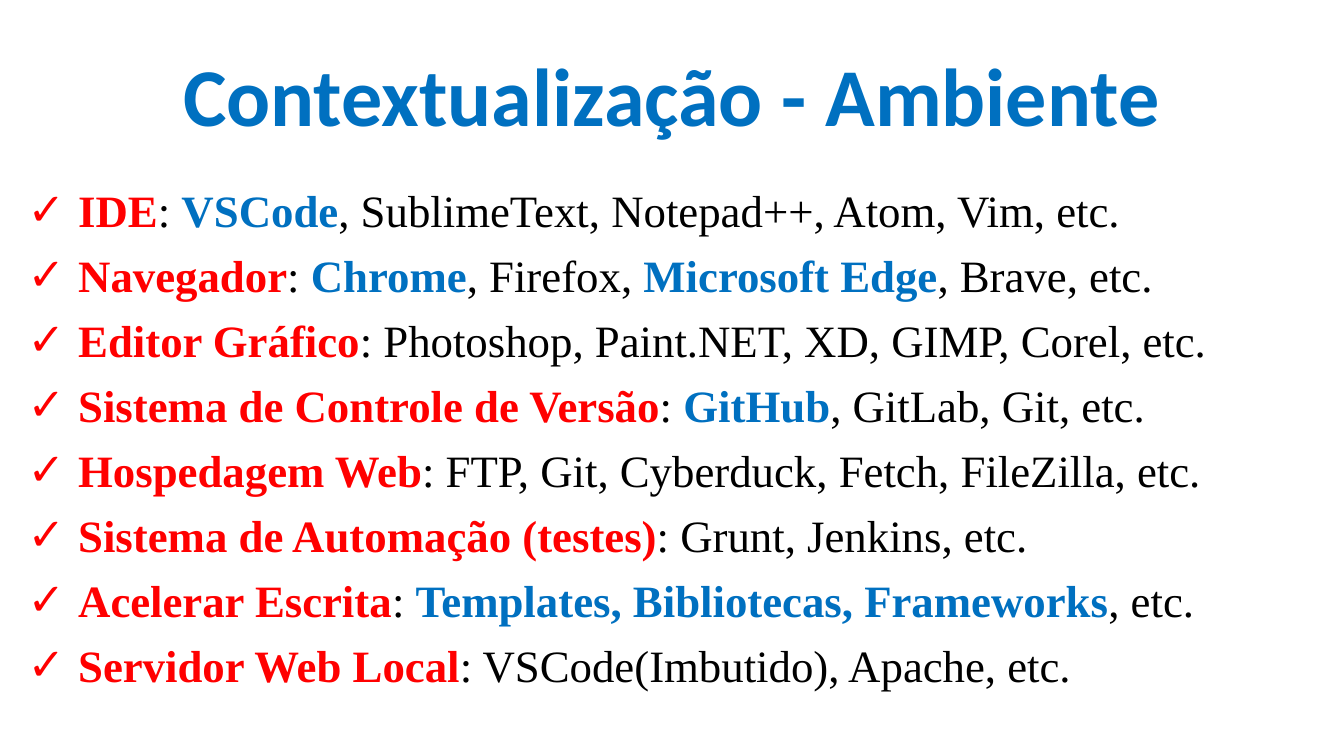
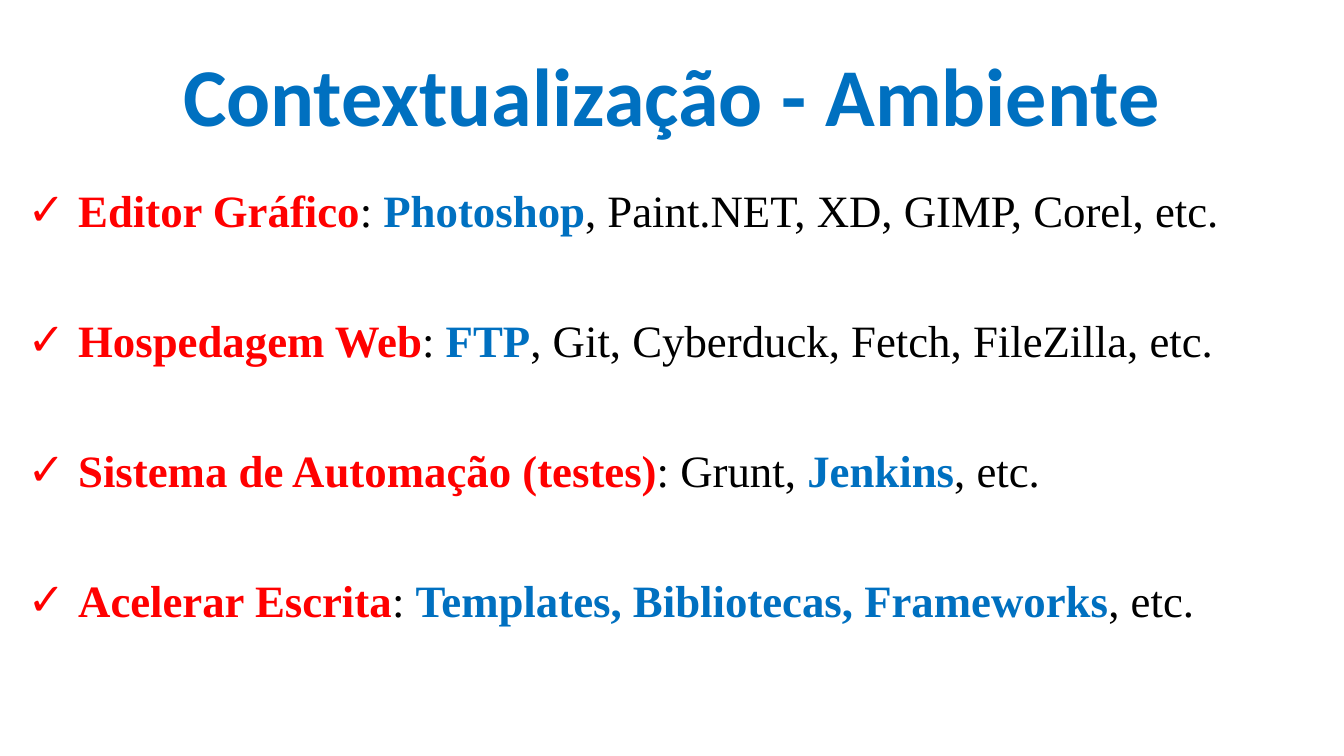
Before and after one commit to CloudEducationBrazil/WydenDesenvolvimentoWebPHP, a slide deck: slide 6 of 01 Classes/Aula 01 Desenvolvimento Web Caracterização.pptx (slide 5 before the commit). Drawn at 1344x756 pixels with LibreOffice and Linux fonts; fonts in the diff are those of the drawing; background and template pictures are left out. Boxes give left, top, right and bottom in pixels: in the first picture for what was removed or moved away, otherwise in the second. Text is boxed around its words. In the diff, an @@ line names an element or a change of style, - is before the commit and + after.

```diff
--- a/01 Classes/Aula 01 Desenvolvimento Web Caracterização.pptx
+++ b/01 Classes/Aula 01 Desenvolvimento Web Caracterização.pptx
@@ text at <box>78,196,1152,302</box>: paragraphs removed @@
-✓ IDE: VSCode, SublimeText, Notepad++, Atom, Vim, etc.
-✓ Navegador: Chrome, Firefox, Microsoft Edge, Brave, etc.
@@ text at <box>78,195,1218,497</box>: text colour #000000 to #0070C0, bold on in "Photoshop,", "FTP,", "Jenkins," @@
@@ text at <box>78,390,1144,429</box>: paragraph removed @@
-✓ Sistema de Controle de Versão: GitHub, GitLab, Git, etc.
@@ text at <box>78,651,1070,692</box>: paragraph removed @@
-✓ Servidor Web Local: VSCode(Imbutido), Apache, etc.
```
Also in this commit, not shown: 1 other slide changed, 1 slide added, 1 other file.
